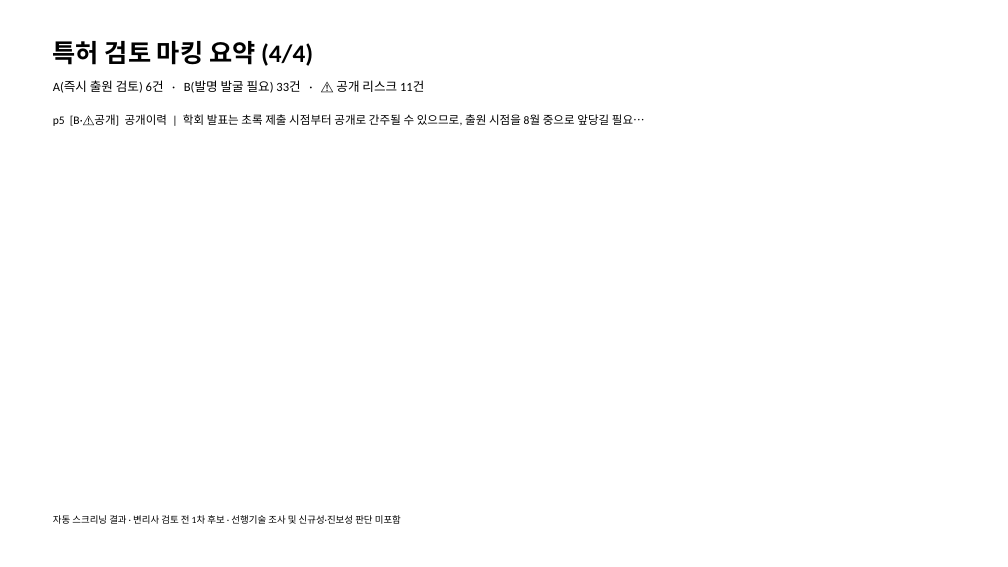
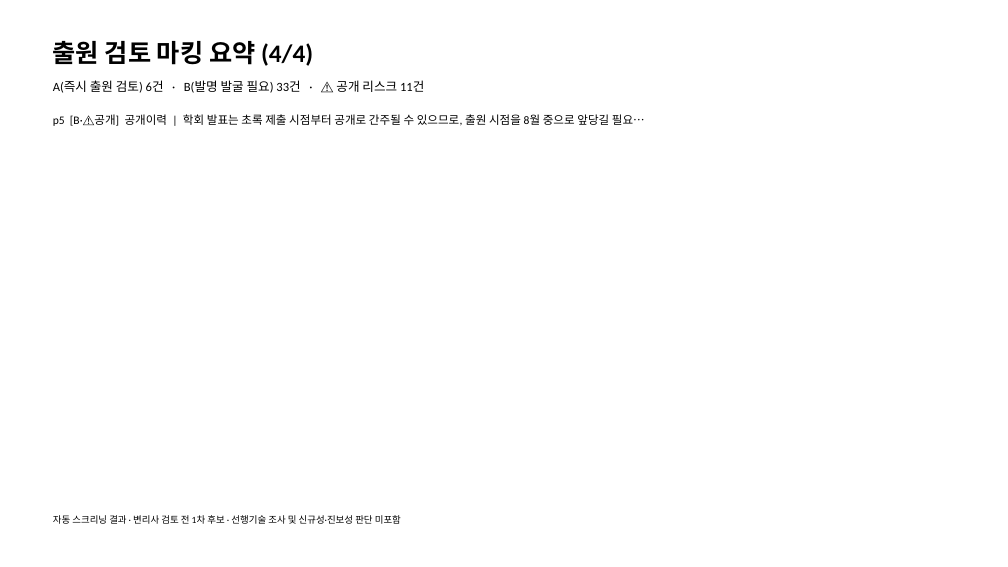
Before and after one commit to HyungKim/patent-marker, a slide deck: slide 9 of samples/회사보고자료_예시_마킹결과.pptx. Drawn at 1008x567 pixels with LibreOffice and Linux fonts; fonts in the diff are those of the drawing. Boxes give left, top, right and bottom in pixels: in the first picture for what was removed or moved away, otherwise in the second. Text is boxed around its words. In the diff, an @@ line names an element or a change of style, - is before the commit and + after.

```diff
--- a/samples/회사보고자료_예시_마킹결과.pptx
+++ b/samples/회사보고자료_예시_마킹결과.pptx
@@ text at bbox=[53, 41, 313, 66]: text changed @@
-특허 검토 마킹 요약 (4/4)
+출원 검토 마킹 요약 (4/4)
```
Also in this commit, not shown: 8 other slides changed.
